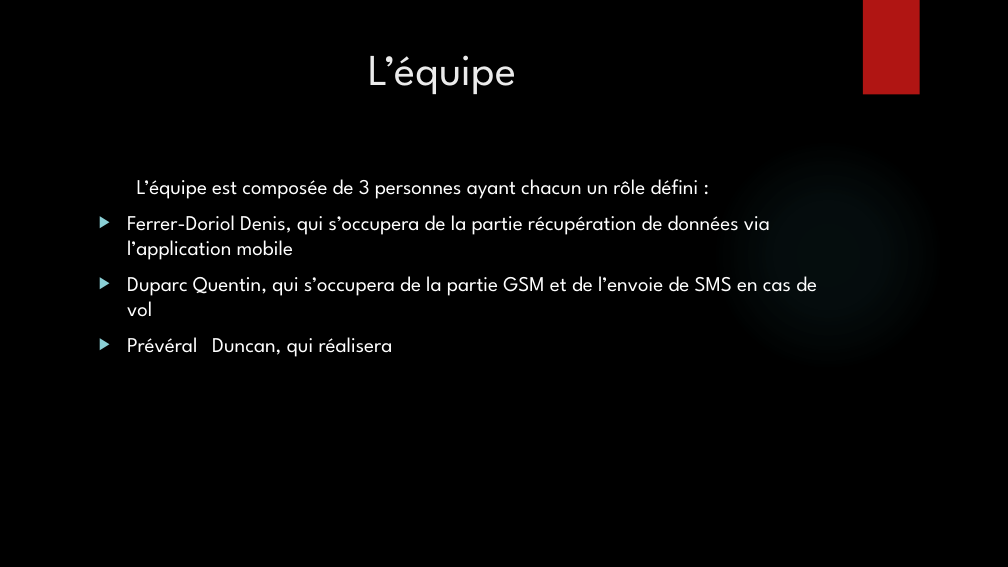
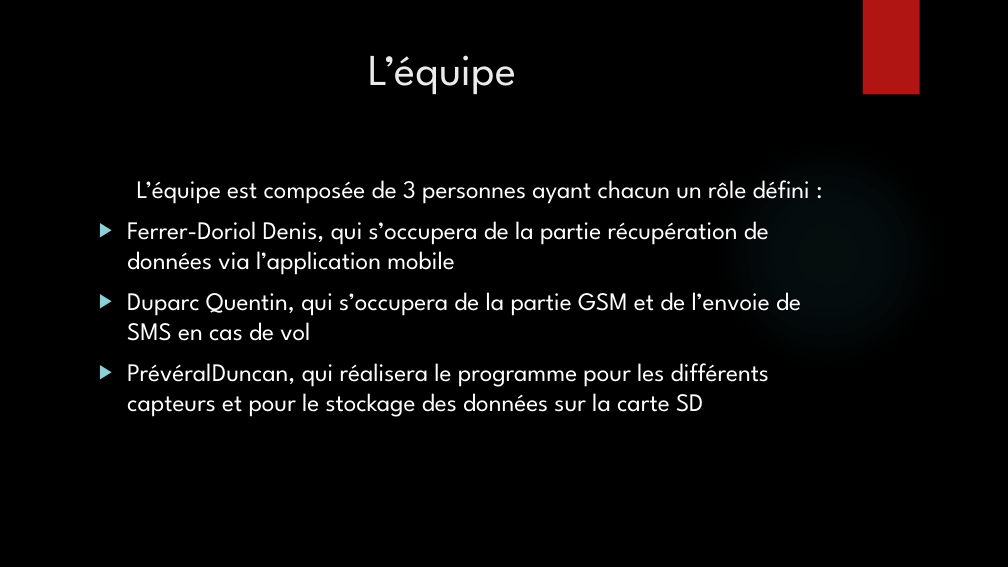
Before and after one commit to DoriolDenis/projetMotoConnectee, a slide deck: slide 8 of moto_connectee.pptx. Drawn at 1008x567 pixels with LibreOffice and Linux fonts; fonts in the diff are those of the drawing; background and template pictures are left out. Boxes give left, top, right and bottom in pixels: in the first picture for what was removed or moved away, otherwise in the second. Text is boxed around its words. In the diff, an @@ line names an element or a change of style, - is before the commit and + after.

```diff
--- a/moto_connectee.pptx
+++ b/moto_connectee.pptx
@@ text at (127, 180, 810, 341): size 20 to 24 pt in "L’équipe est composée de 3 personnes ayant ...", "Ferrer-Doriol Denis, qui s’occupera de la partie ...", "Duparc Quentin, qui s’occupera de la partie ..." @@
@@ text at (127, 363, 769, 417): text changed; size 20 to 24 pt @@
-▶ Prévéral Duncan, qui réalisera
+▶ Prévéral Duncan, qui réalisera le programme pour les différents capteurs et pour le stockage des données sur la carte SD
```
Also in this commit, not shown: 2 other slides changed, 3 other files.
